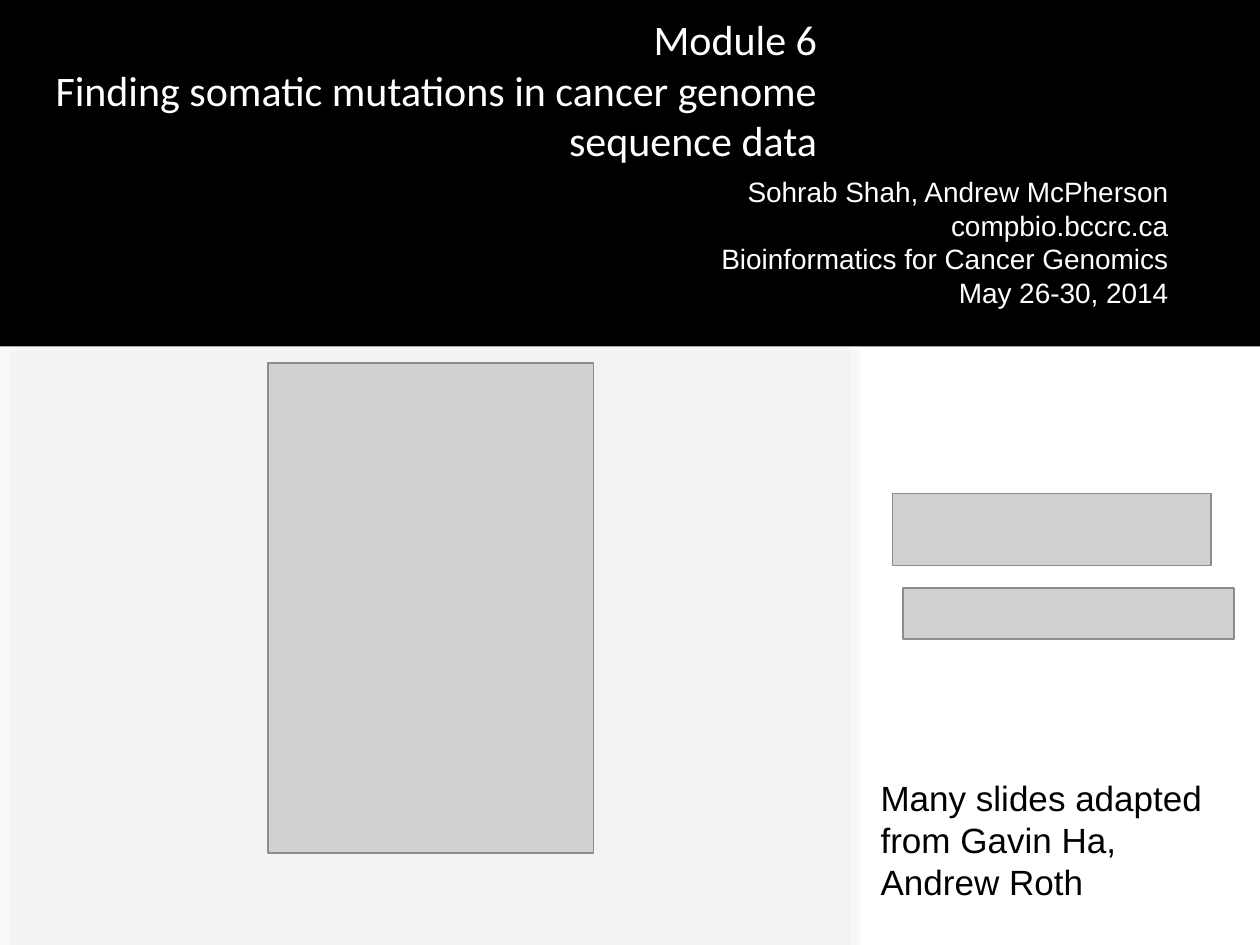
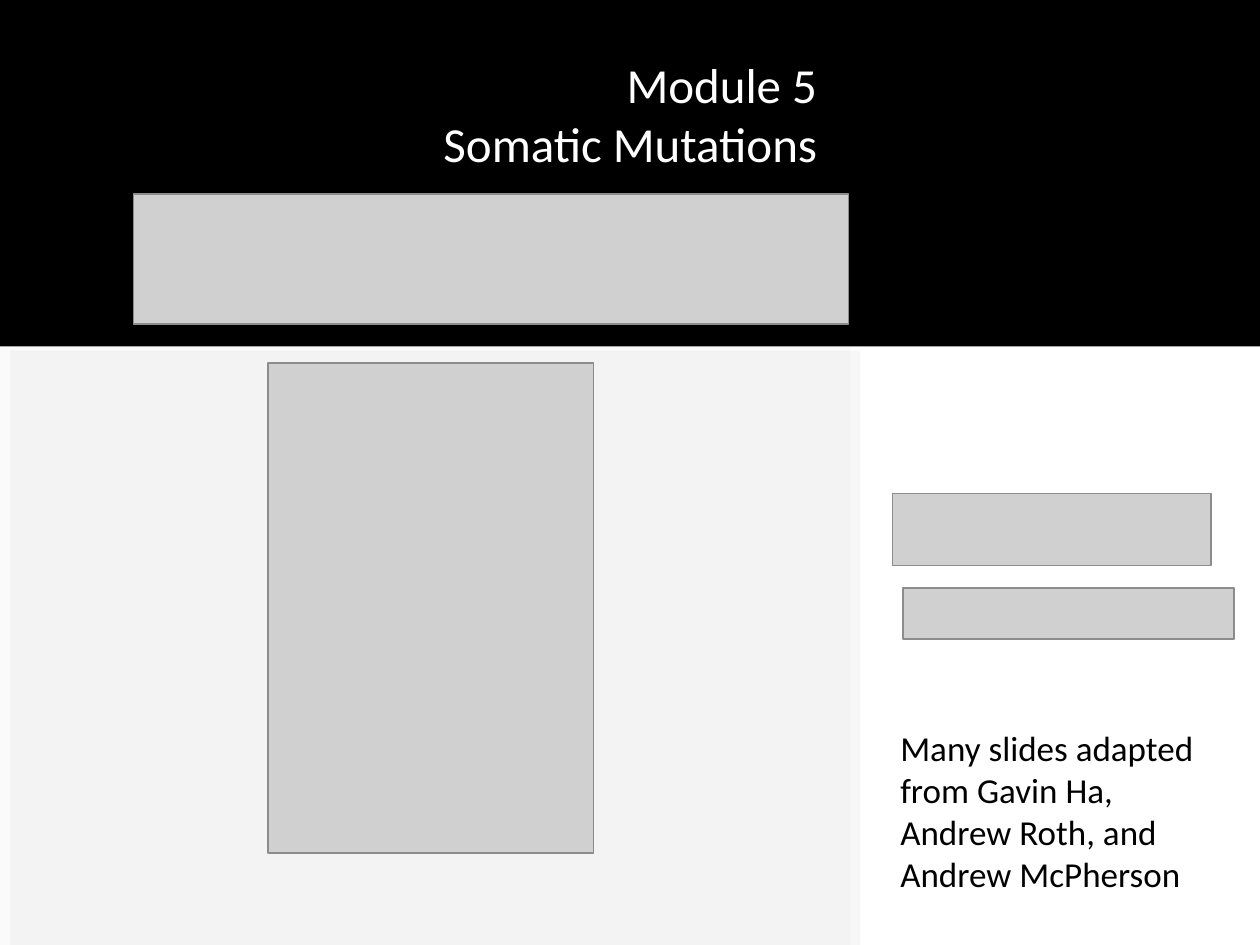
Before and after one commit to tinyheero/BICG-2016, a slide deck: slide 3 of snvs/content/BiCG_2014_Module6_Lab_shah.ppt. Drawn at 1260x945 pixels with LibreOffice and Linux fonts; fonts in the diff are those of the drawing; grey boxes stand for pictures; background and template pictures are left out. Boxes give left, top, right and bottom in pixels: in the first picture for what was removed or moved away, otherwise in the second. Text is boxed around its words. In the diff, an @@ line names an element or a change of style, - is before the commit and + after.

Commit message:
formatting

```diff
--- a/snvs/content/BiCG_2014_Module6_Lab_shah.ppt
+++ b/snvs/content/BiCG_2014_Module6_Lab_shah.ppt
@@ text at [443,69,817,163]: text changed; size 24 to 28 pt @@
-Module 6
-Finding somatic mutations in cancer genome sequence data
+Module 5
+Somatic Mutations
@@ picture added at [134,194,848,324] @@
@@ text removed at [721,181,1168,308] @@
-Sohrab Shah, Andrew McPherson
-compbio.bccrc.ca
-Bioinformatics for Cancer Genomics
-May 26-30, 2014
@@ text "Many slides adapted from Gavin ...": place and size @@
-text "Many slides adapted from Gavin ..." at [881,785,1202,896]
+text "Many slides adapted from Gavin ..." at [900,736,1193,888]
@@ text at [900,736,1193,808]: font Arial to Calibri in "Many slides adapted from Gavin Ha," @@
@@ text at [900,820,1180,888]: text changed; font Arial to Calibri @@
-Andrew Roth
+Andrew Roth, and Andrew McPherson
```
